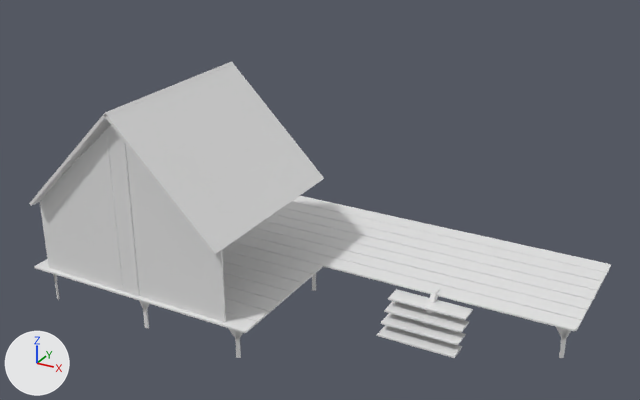
Renders of the Blender file houses/wooden_house_1.2.blend from each side of a commit.
Before and after are seen from a 50 mm camera at (40.3, -44.9, 33.4) aimed at (9.9, 10.2, 5.9). Every picture has the same lights, and +X, +Y and +Z are marked at lower left. Materials are left out; every surface is plain grey.

Names of what the first picture shows: 'Cube', 'Cube.001', 'Cube.002', 'Large ground', 'Large ground rounded', 'Large ground rounded.001', 'Small ground', 'Small ground rounded', 'Stilt', 'Stilt.001', 'staircase step', 'staircase step.001', 'staircase step.002', 'staircase step.003', 'staircase step.004', 'staircase step.005', 'staircase step.006', 'staircase step.007', 'staircase step.008', 'staircase step.009', 'staircase step.010'.
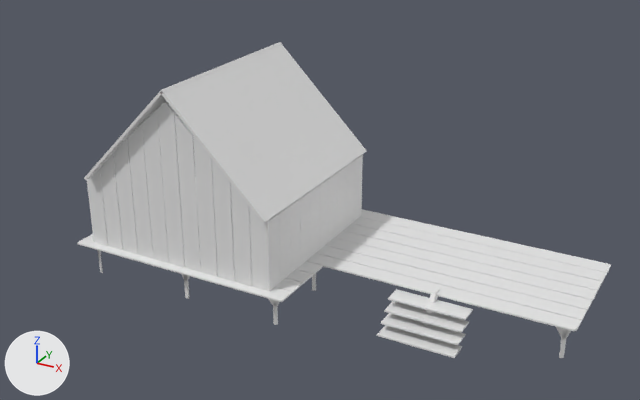
Boxes [x1, y1, x2, y2] around the edits, measured in the pictures (640 x 400 px):
'Cube.001', moved, rescaled (6% narrower, 6% shorter)
    before: [105, 64, 324, 256]
    after: [161, 44, 366, 224]
'staircase step.011', reshaped, moved, turned, rescaled, modifiers changed (not visible before)
    after: [269, 155, 363, 290]
'Cube.002', moved, turned
    before: [107, 126, 139, 296]
    after: [157, 102, 185, 268]
'Small ground', moved, modifiers changed
    before: [222, 242, 323, 322]
    after: [90, 234, 323, 293]
'staircase step.001', reshaped, moved (12% narrower)
    before: [125, 143, 156, 301]
    after: [174, 112, 201, 272]
'staircase step.006', moved, turned
    before: [92, 130, 123, 292]
    after: [142, 110, 169, 263]
'staircase step.005', moved
    before: [144, 168, 172, 306]
    after: [193, 135, 218, 277]
'staircase step.009', moved, turned
    before: [78, 145, 107, 287]
    after: [128, 124, 154, 259]
'staircase step.004', moved
    before: [164, 193, 190, 312]
    after: [212, 159, 235, 281]
'staircase step.008', moved, turned
    before: [65, 159, 92, 282]
    after: [114, 137, 138, 254]
'staircase step.003', moved
    before: [183, 217, 207, 317]
    after: [231, 184, 252, 286]
'Small ground rounded', moved
    before: [34, 259, 258, 333]
    after: [77, 236, 292, 302]
'staircase step.010', moved, turned
    before: [52, 173, 77, 277]
    after: [100, 153, 123, 250]
'staircase step.002', moved
    before: [203, 238, 226, 322]
    after: [249, 206, 270, 291]
'Cube', moved, rescaled
    before: [29, 62, 234, 206]
    after: [84, 42, 282, 180]
'staircase step.007', moved, turned
    before: [40, 188, 63, 272]
    after: [87, 169, 108, 246]
'Stilt.001', moved
    before: [228, 328, 243, 358]
    after: [269, 289, 281, 325]
'Stilt', moved
    before: [139, 301, 149, 328]
    after: [182, 274, 190, 299]
'Stilt.002', moved
    before: [53, 274, 59, 300]
    after: [97, 250, 103, 273]
part 1 of me_cube_048, cut back
    before: [125, 143, 156, 301]
    after: [175, 115, 201, 272]

The change, as a list of edits to the scene's bpy script:
```text
Change me_cube_048:
    used by ob_staircase_step_001; location = (7.32, -0.4, 9.32); rotation_euler = (1.571, 1.571, 1.571), in degrees (90, 90, 90); scale = (3.72, 0.0642, 0.772)
    remove me_cube_048.from_pydata(...)  # 12 vertices, 10 faces; spans x -0.99..2.5, y -1.0..1.0, z -9.01..-7.01
    add me_cube_048.from_pydata(...)  # 8 vertices, 3 faces; spans x -0.99..2.5, y -1.0..1.0, z -9.01..-7.01
    me_cube_048 part 1
    4 vertices are removed from x 1.0, y -1.0..1.0, z -9.01..-7.01
    8 faces are deleted
    1 new face joins them
Change me_cube_060:
    used by ob_staircase_step_011; location = (5.77, 2.76, 9.32); rotation_euler = (1.571, 1.571, 1.571), in degrees (90, 90, 90); scale = (3.72, 0.0642, 0.772)
    remove me_cube_060.from_pydata(...)  # 12 vertices, 10 faces; spans x -0.99..2.5, y -1.0..1.0, z -9.01..-7.01
    add me_cube_060.from_pydata(...)  # 8 vertices, 6 faces; spans x -1.0..1.0, y -1.0..1.0, z -1.0..1.0
    me_cube_060 part 2: 8 vertices added at x -1.0..1.0, y -1.0..1.0, z -1.0..1.0, forming a box
Change ob_small_ground:
    ob_small_ground.location: (0.0, 1.57, 0.0) -> (0.0, 6.45, 0.0)
    where _m = ob_small_ground.modifiers.new('Array', 'ARRAY')
    _m.count: 6 -> 3
Change ob_small_ground_rounded:
    ob_small_ground_rounded.location: (0.0, -0.03, 0.0) -> (0.0, 4.85, 0.0)
Change ob_stilt:
    ob_stilt.location: (0.41, 0.0, -1.46) -> (0.41, 5.17, -1.46)
Change ob_stilt_001:
    ob_stilt_001.location: (8.82, 0.0, -1.46) -> (8.82, 5.17, -1.46)
Change ob_stilt_002:
    ob_stilt_002.location: (-8.71, 0.0, -1.46) -> (-8.71, 5.17, -1.46)
Change ob_cube:
    ob_cube.location: (-4.65, 6.41, 10.2) -> (-4.09, 12.5, 10.46)
    ob_cube.scale: (6.08, 7.71, -0.118) -> (6.08, 8.36, -0.118)
Change ob_cube_001:
    ob_cube_001.location: (3.82, 6.41, 10.14) -> (4.38, 12.5, 10.4)
    ob_cube_001.scale: (6.08, 7.71, -0.118) -> (6.08, 8.36, -0.118)
Change ob_staircase_step_001:
    ob_staircase_step_001.location: (7.32, -0.4, 9.32) -> (7.58, 4.81, 9.32)
Change ob_staircase_step_002:
    ob_staircase_step_002.location: (7.32, -0.4, 3.78) -> (7.75, 4.92, 3.78)
Change ob_staircase_step_004:
    ob_staircase_step_004.location: (7.32, -0.4, 6.54) -> (7.66, 4.92, 6.54)
Change ob_staircase_step_005:
    ob_staircase_step_005.location: (7.32, -0.4, 7.93) -> (7.62, 4.92, 7.93)
Change ob_staircase_step_003:
    ob_staircase_step_003.location: (8.87, -0.4, 5.16) -> (9.26, 4.92, 5.16)
Change ob_staircase_step_006:
    ob_staircase_step_006.location: (-8.11, -0.34, 9.32) -> (-7.95, 4.93, 9.32)
    ob_staircase_step_006.rotation_euler: (3.163, 1.571, 0.0) -> (3.142, 1.571, 0.0)  # degrees (181, 90, 0) -> degrees (180, 90, 0)
Change ob_staircase_step_007:
    ob_staircase_step_007.location: (-8.11, -0.34, 3.78) -> (-8.11, 4.91, 3.78)
    ob_staircase_step_007.rotation_euler: (3.163, 1.571, 0.0) -> (3.142, 1.571, 0.0)  # degrees (181, 90, 0) -> degrees (180, 90, 0)
Change ob_staircase_step_008:
    ob_staircase_step_008.location: (-8.11, -0.34, 6.54) -> (-8.02, 4.93, 6.54)
    ob_staircase_step_008.rotation_euler: (3.163, 1.571, 0.0) -> (3.142, 1.571, 0.0)  # degrees (181, 90, 0) -> degrees (180, 90, 0)
Change ob_staircase_step_009:
    ob_staircase_step_009.location: (-8.11, -0.34, 7.93) -> (-7.98, 4.93, 7.93)
    ob_staircase_step_009.rotation_euler: (3.163, 1.571, 0.0) -> (3.142, 1.571, 0.0)  # degrees (181, 90, 0) -> degrees (180, 90, 0)
Change ob_staircase_step_010:
    ob_staircase_step_010.location: (-9.65, -0.3, 5.16) -> (-9.61, 4.92, 5.16)
    ob_staircase_step_010.rotation_euler: (3.163, 1.571, 0.0) -> (3.142, 1.571, 0.0)  # degrees (181, 90, 0) -> degrees (180, 90, 0)
Change ob_staircase_step_011:
    ob_staircase_step_011.location: (5.77, 2.76, 9.32) -> (8.44, 5.77, 2.97)
    ob_staircase_step_011.rotation_euler: (1.571, 1.571, 1.571) -> (1.571, 1.571, 0.0)  # degrees (90, 90, 90) -> degrees (90, 90, 0)
    ob_staircase_step_011.scale: (3.72, 0.0642, 0.772) -> (2.91, 0.0642, 0.772)
    add _m = ob_staircase_step_011.modifiers.new('Array', 'ARRAY')
    add _m.count = 10
    add _m.constant_offset_displace = (0.0, 0.0, 0.0)
    add _m.relative_offset_displace = (0.0, 0.0, -1.01)
Change ob_cube_002:
    ob_cube_002.location: (-0.4, -0.46, 7.49) -> (-0.19, 4.92, 7.49)
    ob_cube_002.rotation_euler: (0.0, 1.571, 0.0) -> (1.571, 1.571, 1.571)  # degrees (0, 90, 0) -> degrees (90, 90, 90)
```
